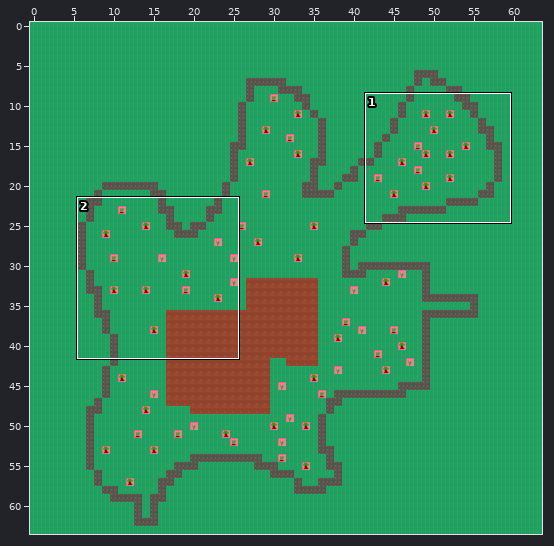
A Tiled map gets an edit: assets/tiled/mapFarm4.tmx. Above, an overview of the earlier version with the close-up marked.
Close-up. Before the edit:
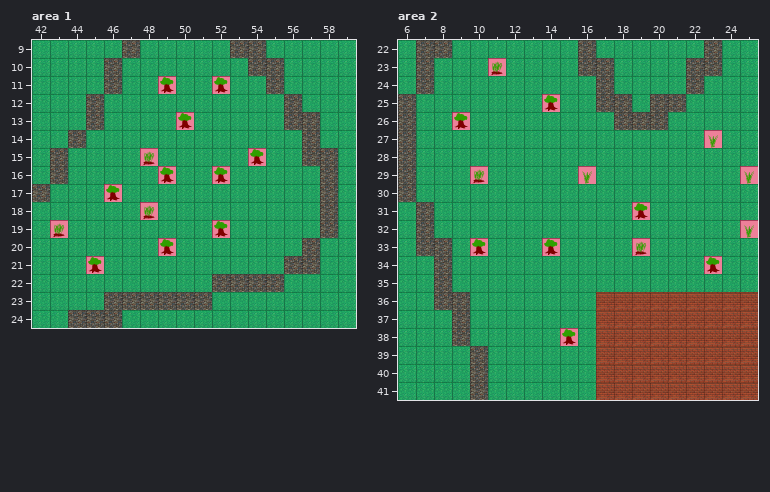
Cells are 64x64 px. Shown: area 1 x 42..59, y 9..24; area 2 x 6..25, y 22..41. The commit also changed other parts of the map, which this record leaves out.
New version:
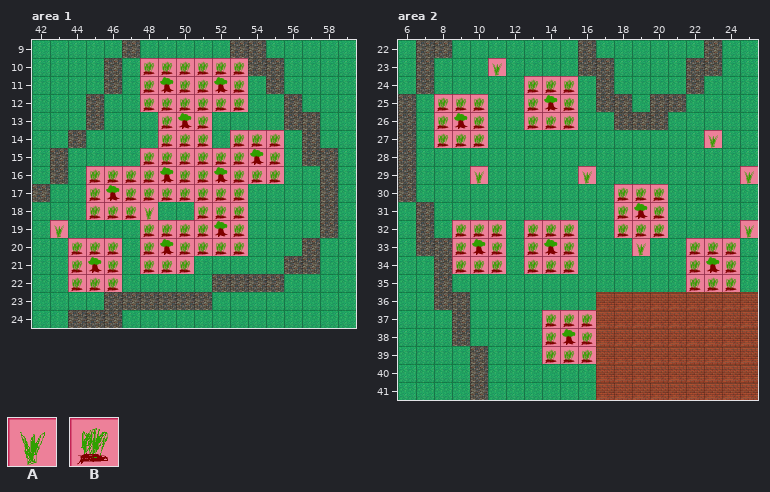
Key: from "tileset": A 18, B 26.
_ is an empty cell.
Diff:
Layer "walls", area 1:
y 10: x 48..53 ______ -> BBBBBB
y 11: x 48 _ -> B; x 50..51 __ -> BB; x 53 _ -> B
y 12: x 48..53 ______ -> BBBBBB
y 13: x 49 _ -> B; x 51 _ -> B
y 14: x 49..51 ___ -> BBB; x 53..55 ___ -> BBB
y 15: x 49..53 _____ -> BBBBB; x 55 _ -> B
y 16: x 45..48 ____ -> BBBB; x 50..51 __ -> BB; x 53..55 ___ -> BBB
y 17: x 45 _ -> B; x 47..53 _______ -> BBBBBBB
y 18: x 45..48 ___B -> BBBA; x 51..53 ___ -> BBB
y 19: x 43 B -> A; x 48..51 ____ -> BBBB; x 53 _ -> B
y 20: x 44..46 ___ -> BBB; x 48 _ -> B; x 50..53 ____ -> BBBB
y 21: x 44 _ -> B; x 46 _ -> B; x 48..50 ___ -> BBB
y 22: x 44..46 ___ -> BBB
Layer "walls", area 2:
y 23: x 11 B -> A
y 24: x 13..15 ___ -> BBB
y 25: x 8..10 ___ -> BBB; x 13 _ -> B; x 15 _ -> B
y 26: x 8 _ -> B; x 10 _ -> B; x 13..15 ___ -> BBB
y 27: x 8..10 ___ -> BBB
y 29: x 10 B -> A
y 30: x 18..20 ___ -> BBB
y 31: x 18 _ -> B; x 20 _ -> B
y 32: x 9..11 ___ -> BBB; x 13..15 ___ -> BBB; x 18..20 ___ -> BBB
y 33: x 9 _ -> B; x 11 _ -> B; x 13 _ -> B; x 15 _ -> B; x 19 B -> A; x 22..24 ___ -> BBB
y 34: x 9..11 ___ -> BBB; x 13..15 ___ -> BBB; x 22 _ -> B; x 24 _ -> B
y 35: x 22..24 ___ -> BBB
y 37: x 14..16 ___ -> BBB
y 38: x 14 _ -> B; x 16 _ -> B
y 39: x 14..16 ___ -> BBB
